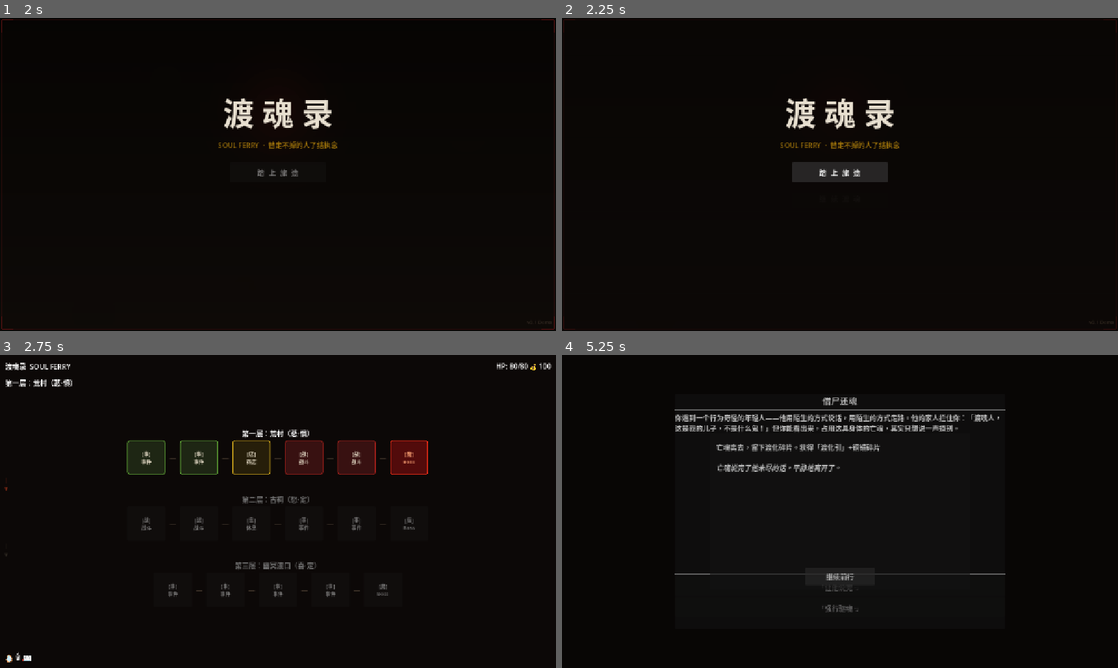
Above: before the commit, frames 1-4 (two rows, left to right).
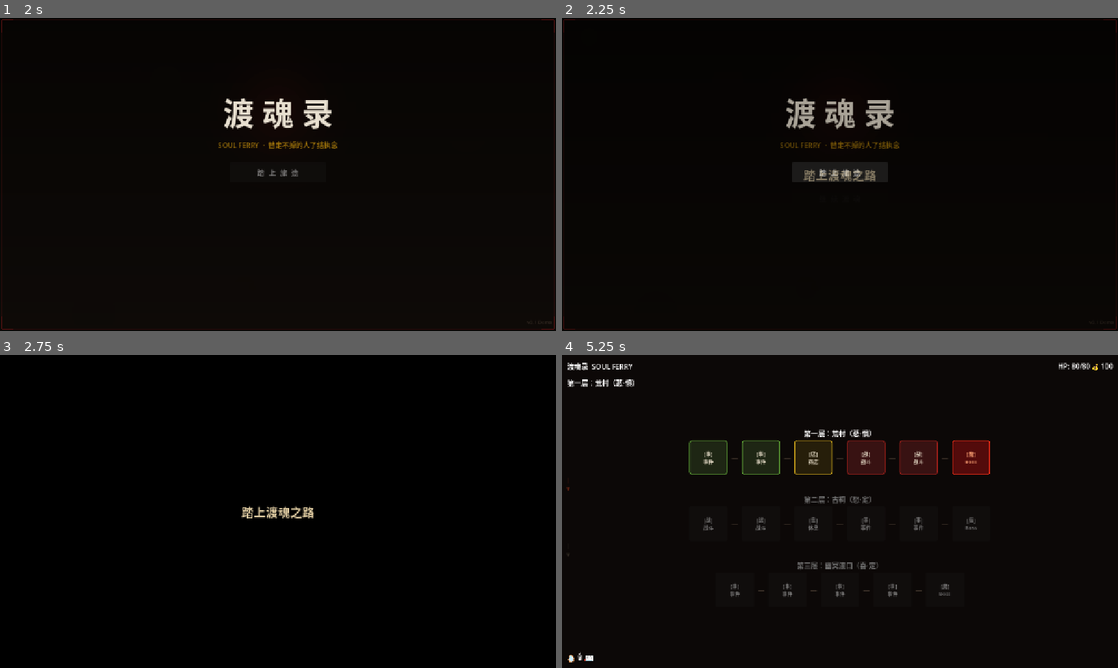
Above: after the commit, the same moments.

Repository: qianhua76123-pixel/soul-ferry
Game: Godot game, scene res://scenes/MainMenu.tscn
The game is run twice, just before and just after one commit, with the same random seed, the same clock (stepped at 60 frames per second) and the same inputs.
Inputs (mouse positions are in pixels of both pictures, inside the frame that each line leads up to):
- Up to frame 1 (2 s): tap Enter at 0.5 s; move the mouse to (400, 158) at 0.52 s; click (400, 158) at 0.67 s; move the mouse to (166, 190) at 1.27 s; click (166, 190) at 1.42 s
- Up to frame 2 (2.25 s): click "踏 上 旅 途" at 2 s
- Up to frame 3 (2.75 s): no input
- Up to frame 4 (5.25 s): click (706, 458) at 2.75 s, where only the run before the commit has a clickable "[事] 事件"; click "[事] 事件" at 3.5 s; click (840, 586) at 4.25 s, where only the run before the commit has a clickable "「让他说完。」"; click (840, 577) at 5 s, where only the run before the commit has a clickable "继续前行"

Frame 1 is identical in both runs. In frame 2, 1.3% of the frame differs, in the area x 39-61%, y 25-53%; in frame 3, 6.7%; in frame 4, 7.8%, in the area x 0-100%, y 2-99%.

Commit message:
feat: P2 商店/休息/事件场景视觉打磨（烛光+背景+按钮样式）

Diff:
--- a/scripts/event/EventScene.gd
+++ b/scripts/event/EventScene.gd
@@ -30,6 +30,7 @@
 		eid = str(GameState.get_meta("pending_event_id"))
 		GameState.remove_meta("pending_event_id")
 	load_event(eid)
+	_setup_event_visual()
 
 func _load_events() -> void:
 	var file = FileAccess.open("res://data/events.json", FileAccess.READ)
@@ -214,3 +215,31 @@
 func _on_continue_pressed() -> void:
 	event_completed.emit(_current_event)
 	TransitionManager.change_scene("res://scenes/MapScene.tscn")
+
+func _setup_event_visual() -> void:
+	## 事件场景氛围：深色面板 + 标题金色
+
+	var bg = ColorRect.new()
+	bg.set_anchors_preset(Control.PRESET_FULL_RECT)
+	bg.color = Color(0.03, 0.04, 0.06, 1.0)
+	bg.z_index = -10
+	bg.mouse_filter = Control.MOUSE_FILTER_IGNORE
+	add_child(bg)
+	move_child(bg, 0)
+
+	# 顶部金色装饰线
+	var deco = ColorRect.new()
+	deco.set_anchors_and_offsets_preset(Control.PRESET_TOP_WIDE)
+	deco.size.y = 3
+	deco.color  = Color(0.65, 0.50, 0.10, 0.8)
+	deco.z_index = 5
+	add_child(deco)
+
+	# 底部装饰线
+	var deco2 = ColorRect.new()
+	deco2.set_anchors_and_offsets_preset(Control.PRESET_BOTTOM_WIDE)
+	deco2.size.y   = 3
+	deco2.position.y = -3
+	deco2.color    = Color(0.65, 0.50, 0.10, 0.8)
+	deco2.z_index  = 5
+	add_child(deco2)
--- a/scripts/rest/RestScene.gd
+++ b/scripts/rest/RestScene.gd
@@ -25,6 +25,7 @@
 	leave_btn.pressed.connect(_on_leave)
 	_update_status()
 	_build_bg_candles()
+	_setup_rest_visual()
 
 func _on_heal() -> void:
 	if _healed: return
@@ -196,3 +197,57 @@
 			.set_ease(Tween.EASE_IN_OUT).set_trans(Tween.TRANS_SINE)
 		tw.tween_property(candle, "rotation_degrees", -3.0 * (1 if i%2==0 else -1), 0.6 + i*0.1)\
 			.set_ease(Tween.EASE_IN_OUT).set_trans(Tween.TRANS_SINE)
+
+func _setup_rest_visual() -> void:
+	## 休息场景氛围：古庙烛台 + 温暖色调背景
+
+	# 背景（深青灰）
+	var bg = ColorRect.new()
+	bg.set_anchors_preset(Control.PRESET_FULL_RECT)
+	bg.color = Color(0.04, 0.06, 0.08, 1.0)
+	bg.z_index = -10
+	bg.mouse_filter = Control.MOUSE_FILTER_IGNORE
+	add_child(bg)
+	move_child(bg, 0)
+
+	# 标题
+	var title_lbl = Label.new()
+	title_lbl.text = "古 祠 小 憩"
+	title_lbl.add_theme_font_size_override("font_size", 22)
+	title_lbl.add_theme_color_override("font_color", Color(0.75, 0.62, 0.35))
+	title_lbl.horizontal_alignment = HORIZONTAL_ALIGNMENT_CENTER
+	title_lbl.set_anchors_and_offsets_preset(Control.PRESET_TOP_WIDE)
+	title_lbl.position.y = 24
+	add_child(title_lbl)
+
+	# 3支烛台
+	for i in 3:
+		var candle = Label.new()
+		candle.text = "🕯"
+		candle.add_theme_font_size_override("font_size", 24)
+		candle.position = Vector2(460 + i * 148, 520 + (i % 2) * 20)
+		add_child(candle)
+		var tw = candle.create_tween().set_loops()
+		var period = 1.1 + i * 0.18
+		tw.tween_property(candle, "modulate:a", 0.55, period)
+		tw.tween_property(candle, "modulate:a", 1.0,  period)
+
+	# 强化按钮样式（heal/upgrade）
+	for btn in [heal_btn, upgrade_btn]:
+		var sty = StyleBoxFlat.new()
+		sty.bg_color     = Color(0.08, 0.12, 0.10)
+		sty.border_color = Color(0.30, 0.55, 0.35)
+		sty.set_border_width_all(2)
+		sty.set_corner_radius_all(5)
+		btn.add_theme_stylebox_override("normal", sty)
+		btn.add_theme_color_override("font_color", Color(0.80, 0.90, 0.75))
+		btn.add_theme_font_size_override("font_size", 14)
+
+	# 离开按钮
+	var leave_sty = StyleBoxFlat.new()
+	leave_sty.bg_color     = Color(0.10, 0.07, 0.05)
+	leave_sty.border_color = Color(0.40, 0.30, 0.15)
+	leave_sty.set_border_width_all(1)
+	leave_sty.set_corner_radius_all(4)
+	leave_btn.add_theme_stylebox_override("normal", leave_sty)
+	leave_btn.add_theme_color_override("font_color", Color(0.65, 0.55, 0.38))
--- a/scripts/shop/ShopScene.gd
+++ b/scripts/shop/ShopScene.gd
@@ -121,9 +121,65 @@
 
 func _on_gold_changed(_old: int, _new: int) -> void:
 	_update_gold_label()
+	_update_gold_display()
 
 func _update_gold_label() -> void:
-	gold_label.text = "金币: %d" % GameState.gold
+	gold_label.text = "💰 %d" % int(GameState.gold)
 
 func _on_leave_pressed() -> void:
 	TransitionManager.change_scene("res://scenes/MapScene.tscn")
+
+func _update_gold_display() -> void:
+	gold_label.text = "💰 %d" % int(GameState.gold)
+	# 金色闪光反馈
+	var tw = gold_label.create_tween()
+	tw.tween_property(gold_label, "modulate", Color(1.5, 1.3, 0.5), 0.1)
+	tw.tween_property(gold_label, "modulate", Color(1.0, 1.0, 1.0), 0.4)
+
+func _setup_shop_visual() -> void:
+	## 商店场景氛围：烛光面板 + 金币高亮
+
+	# 背景色（深棕暖色）
+	var bg = ColorRect.new()
+	bg.set_anchors_preset(Control.PRESET_FULL_RECT)
+	bg.color = Color(0.08, 0.05, 0.02, 1.0)
+	bg.z_index = -10
+	bg.mouse_filter = Control.MOUSE_FILTER_IGNORE
+	add_child(bg)
+	move_child(bg, 0)
+
+	# 标题面板
+	var title_lbl = Label.new()
+	title_lbl.text = "渡 魂 商 店"
+	title_lbl.add_theme_font_size_override("font_size", 24)
+	title_lbl.add_theme_color_override("font_color", Color(0.95, 0.76, 0.08))
+	title_lbl.horizontal_alignment = HORIZONTAL_ALIGNMENT_CENTER
+	title_lbl.set_anchors_and_offsets_preset(Control.PRESET_TOP_WIDE)
+	title_lbl.position.y = 24
+	add_child(title_lbl)
+
+	# 烛火装饰（两侧各一）
+	for side in [-1, 1]:
+		var candle = Label.new()
+		candle.text = "🕯"
+		candle.add_theme_font_size_override("font_size", 28)
+		candle.position = Vector2(608 + side * 180, 20)
+		add_child(candle)
+		# 烛光闪烁动画
+		var tw = candle.create_tween().set_loops()
+		tw.tween_property(candle, "modulate:a", 0.65, 0.9 + side * 0.15)
+		tw.tween_property(candle, "modulate:a", 1.0,  0.9 + side * 0.15)
+
+	# 金币标签样式增强
+	gold_label.add_theme_font_size_override("font_size", 16)
+	gold_label.add_theme_color_override("font_color", Color(0.95, 0.76, 0.08))
+
+	# 离开按钮样式
+	var leave_style = StyleBoxFlat.new()
+	leave_style.bg_color     = Color(0.12, 0.08, 0.04)
+	leave_style.border_color = Color(0.55, 0.42, 0.08)
+	leave_style.set_border_width_all(2)
+	leave_style.set_corner_radius_all(4)
+	leave_btn.add_theme_stylebox_override("normal", leave_style)
+	leave_btn.add_theme_color_override("font_color", Color(0.85, 0.72, 0.45))
+	leave_btn.add_theme_font_size_override("font_size", 14)
--- a/scripts/ui/CardRewardScene.gd
+++ b/scripts/ui/CardRewardScene.gd
@@ -18,6 +18,7 @@
 	_show_rewards()
 	_update_gold()
 	GameState.gold_changed.connect(func(_o,_n): _update_gold())
+	_setup_reward_visual()
 
 func _show_rewards() -> void:
 	_reward_cards = CardDatabase.get_reward_cards(3)
@@ -57,3 +58,51 @@
 
 func _update_gold() -> void:
 	gold_label.text = "💰 %d" % int(GameState.gold)
+
+func _setup_reward_visual() -> void:
+	## 奖励场景视觉：暗金色背景 + 标题动画 + 卡牌星尘入场
+	var bg = ColorRect.new()
+	bg.set_anchors_preset(Control.PRESET_FULL_RECT)
+	bg.color = Color(0.04, 0.03, 0.02, 1.0)
+	bg.z_index = -10
+	bg.mouse_filter = Control.MOUSE_FILTER_IGNORE
+	add_child(bg)
+	move_child(bg, 0)
+
+	# 顶部金色细线装饰
+	var line = ColorRect.new()
+	line.set_anchors_and_offsets_preset(Control.PRESET_TOP_WIDE)
+	line.size.y  = 2
+	line.color   = Color(0.75, 0.58, 0.10, 0.7)
+	line.z_index = 5
+	add_child(line)
+
+	# 标题样式
+	if title_label:
+		title_label.add_theme_font_size_override("font_size", 22)
+		title_label.add_theme_color_override("font_color", Color(0.95, 0.76, 0.08))
+		# 入场浮动
+		title_label.modulate.a = 0.0
+		var tw = title_label.create_tween()
+		tw.tween_property(title_label, "modulate:a", 1.0, 0.6)
+
+	# 跳过按钮样式
+	if skip_btn:
+		var sty = StyleBoxFlat.new()
+		sty.bg_color     = Color(0.10, 0.07, 0.03)
+		sty.border_color = Color(0.45, 0.35, 0.08)
+		sty.set_border_width_all(1)
+		sty.set_corner_radius_all(4)
+		skip_btn.add_theme_stylebox_override("normal", sty)
+		skip_btn.add_theme_color_override("font_color", Color(0.70, 0.58, 0.35))
+
+	# 卡牌依次淡入（给 CardRow 的子节点加延迟）
+	await get_tree().process_frame
+	var delay = 0.15
+	for slot in card_container.get_children():
+		slot.modulate.a = 0.0
+		var tw2 = slot.create_tween()
+		tw2.tween_interval(delay)
+		tw2.tween_property(slot, "modulate:a", 1.0, 0.25)
+		tw2.parallel().tween_property(slot, "position:y", slot.position.y,  0.25)
+		delay += 0.12
--- a/scripts/ui/MainMenu.gd
+++ b/scripts/ui/MainMenu.gd
@@ -68,10 +68,11 @@
 		continue_btn.disabled = true
 
 func _transition_to(scene_path: String) -> void:
-	# 淡出动画后切换
-	var tw = create_tween()
-	tw.tween_property(self, "modulate:a", 0.0, 0.35)
-	tw.tween_callback(func(): get_tree().change_scene_to_file(scene_path))
+	# 使用 TransitionManager 统一过场体验
+	var title_map = {
+		"res://scenes/MapScene.tscn": "踏上渡魂之路"
+	}
+	TransitionManager.change_scene(scene_path, title_map.get(scene_path, ""))
 
 ## 程序化水墨背景 ─────────────────────────────
 
